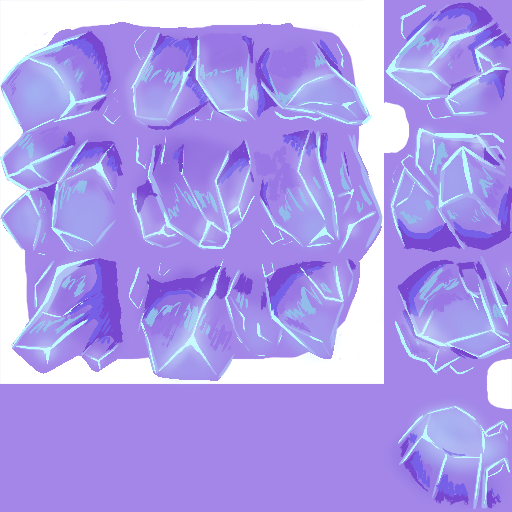
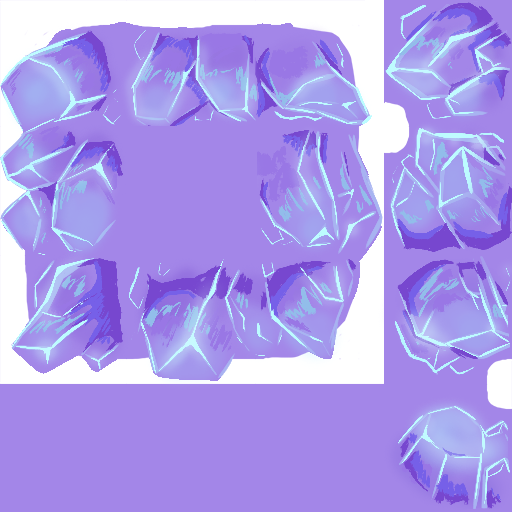
Two versions of the same layered image (512×512). Layer-by-layer changes:
added layer "center" above "Layer 18" over [128, 126, 257, 250]
